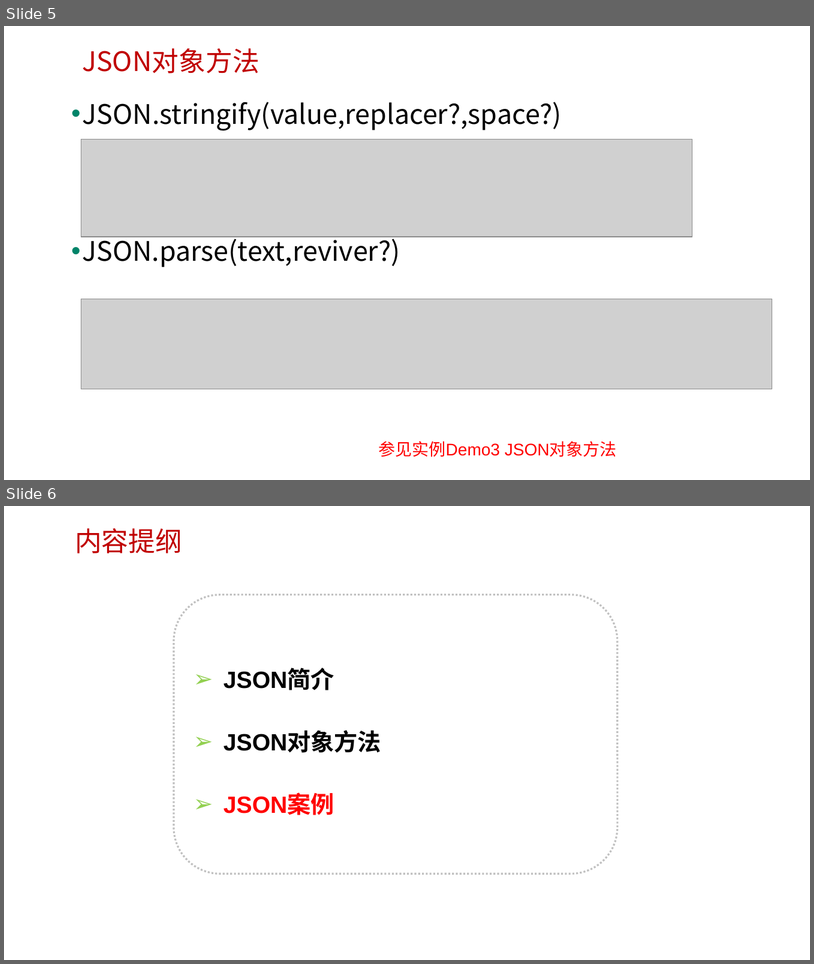
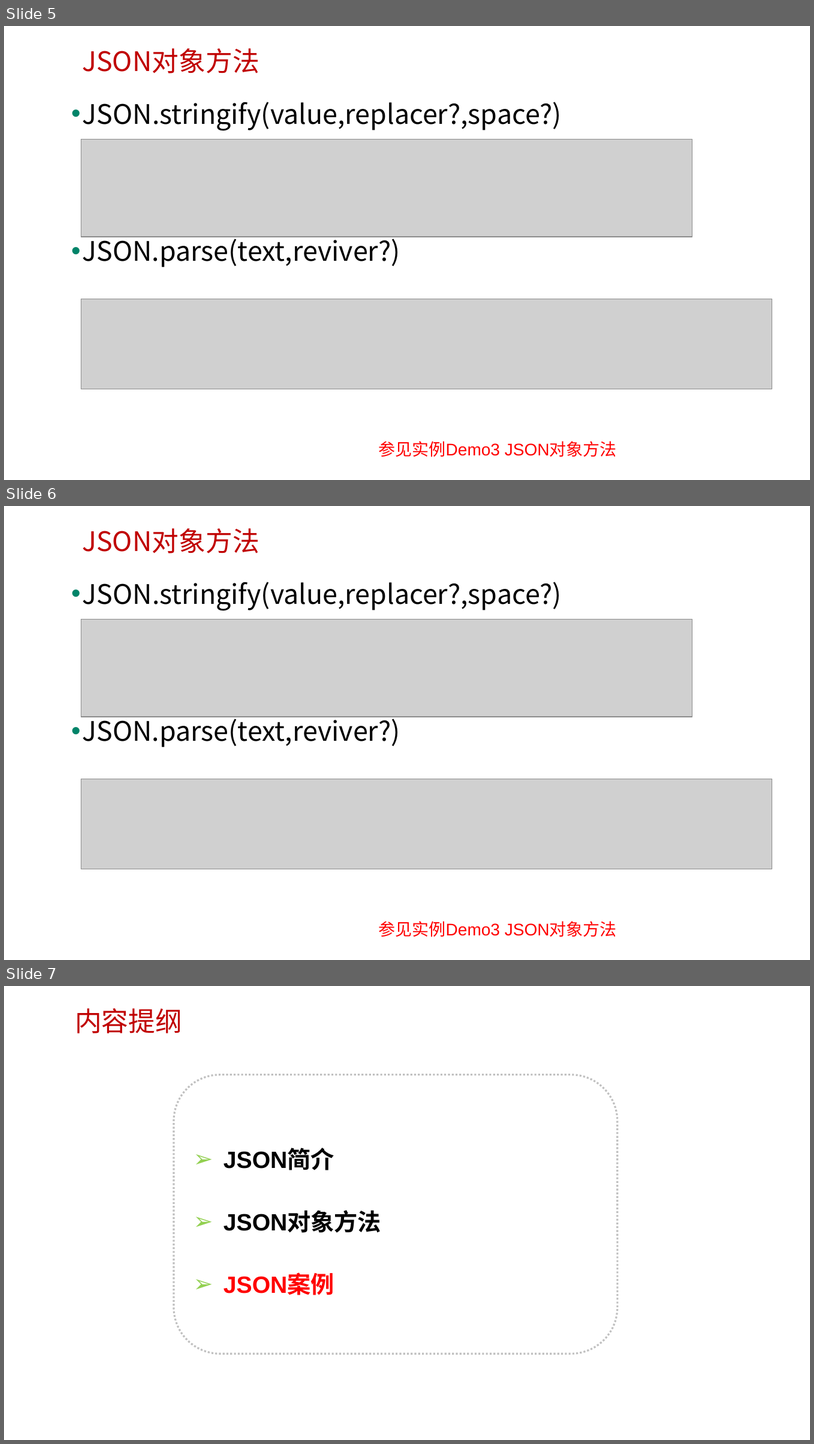
Before and after one commit to edu2act/course-javascript-advanced, a slide deck: 课程PPT/23.JS标准内置对象-非构造器（JSON）.pptx. Shown one above the other, each under a label of ours: slides 5 and 6 before the commit, slides 5, 6 and 7 after it. The pictures are 814x964 and 814x1444 pixels, drawn with LibreOffice and Linux fonts; fonts in the diff are those of the drawing; grey boxes stand for pictures; background and template pictures are left out. Boxes give left, top, right and bottom in pixels: in the first picture for what was removed or moved away, otherwise in the second. Text is boxed around its words. In the diff, an @@ line names an element or a change of style, - is before the commit and + after.

```diff
--- a/课程PPT/23.JS标准内置对象-非构造器（JSON）.pptx
+++ b/课程PPT/23.JS标准内置对象-非构造器（JSON）.pptx
@@ slide 6 added at [4, 506, 810, 960], background picture (left out) @@
@@ text added at [82, 528, 260, 553], 32 pt, text #C00000 @@
+JSON对象方法
@@ text added at [83, 582, 562, 747], 32 pt, text #000000 @@
+• JSON.stringify(value,replacer?,space?)
+• JSON.parse(text,reviver?)
@@ picture added at [81, 619, 692, 717] @@
@@ picture added at [81, 779, 772, 868] @@
@@ text added at [379, 921, 617, 937], 20 pt, text #FF0000 @@
+参见实例Demo3 JSON对象方法
@@ what was slide 6 is now slide 7 @@
```
Also in this commit, not shown: 1 slide changed, 4 other files.
